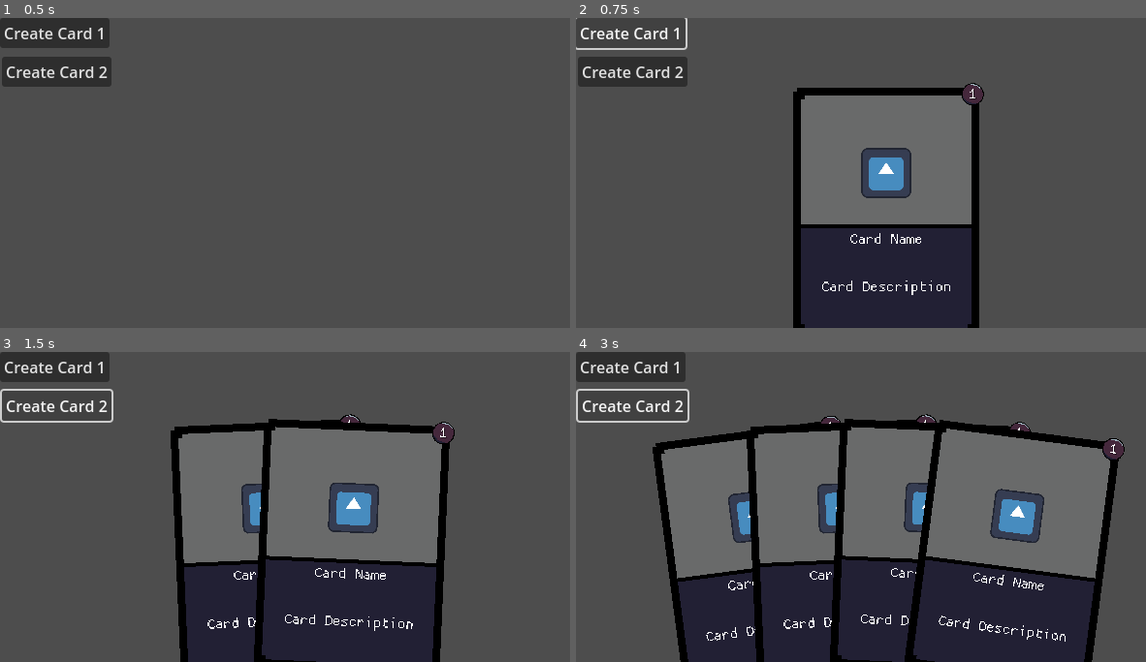
Above: before the commit, frames 1-4 (two rows, left to right).
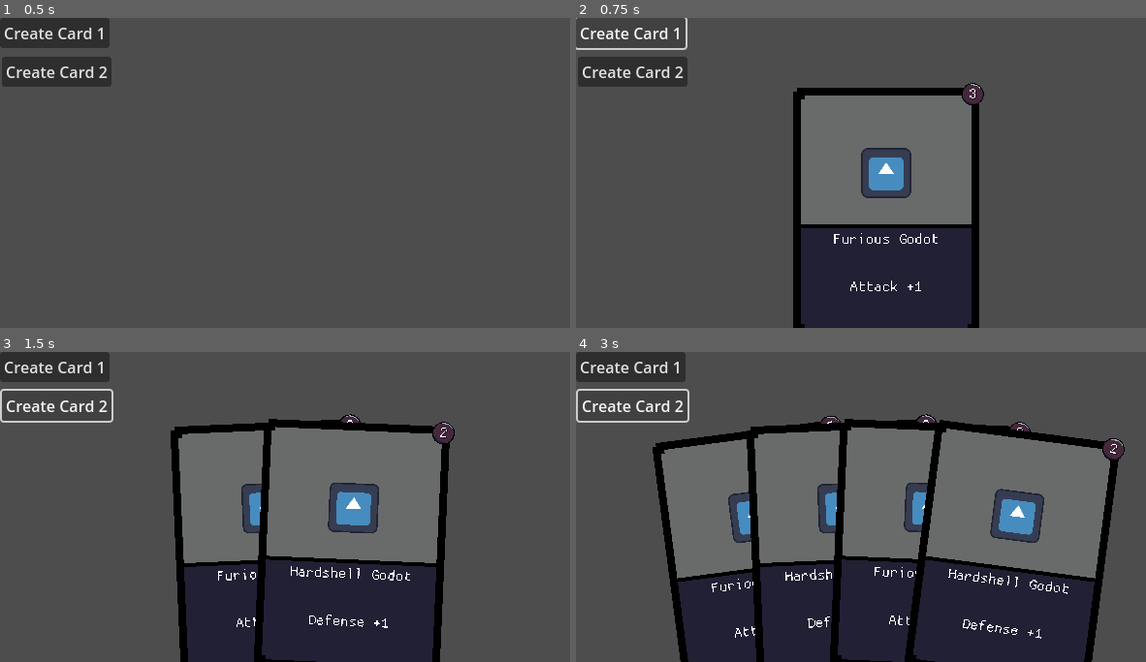
Above: after the commit, the same moments.

Repository: dantas-barreto/Projeto-Interdisciplinar-IFSP
Game: Godot game, scene res://Scenes/DeckInHand.tscn
Same seed, same stepped clock (60 frames per second), same inputs: the game is played once before the commit and once after it. The engine's default icon, where the game draws it, is replaced by a stand-in: a white triangle on a blue panel in a dark square.
Inputs:
- Up to frame 1 (0.5 s): no input
- Up to frame 2 (0.75 s): click "Create Card 1" at 0.5 s
- Up to frame 3 (1.5 s): click "Create Card 2" at 1.25 s
- Up to frame 4 (3 s): click "Create Card 1" at 2 s; click "Create Card 2" at 2.75 s

Frame 1 is identical in both runs. In frame 2, 0.4% of the frame differs, in the area x 43-71%, y 22-90%; in frame 3, 0.5%; in frame 4, 0.8%, in the area x 22-96%, y 21-94%.

Commit message:
card hotfix

Diff:
--- a/Scenes/Cards/AttackCard.tscn
+++ b/Scenes/Cards/AttackCard.tscn
@@ -7,10 +7,11 @@
 [node name="AttackCard" type="Node2D"]
 script = ExtResource("1_oh5e2")
 
-[node name="Card" parent="." instance=ExtResource("1_upxq8")]
-card_name = "Card Name"
-card_description = "Card Description"
-card_cost = 1
+[node name="Card" parent="." node_paths=PackedStringArray("card_image") instance=ExtResource("1_upxq8")]
+card_name = "Furious Godot"
+card_description = "Attack +1"
+card_cost = 3
+card_image = NodePath("../CardSprite")
 
 [node name="CardSprite" type="Sprite2D" parent="."]
 position = Vector2(0, -40)
--- a/Scenes/Cards/DefenseCard.tscn
+++ b/Scenes/Cards/DefenseCard.tscn
@@ -7,10 +7,11 @@
 [node name="DefenseCard" type="Node2D"]
 script = ExtResource("1_i3u76")
 
-[node name="Card" parent="." instance=ExtResource("1_ys3u3")]
-card_name = "Card Name"
-card_description = "Card Description"
-card_cost = 1
+[node name="Card" parent="." node_paths=PackedStringArray("card_image") instance=ExtResource("1_ys3u3")]
+card_name = "Hardshell Godot"
+card_description = "Defense +1"
+card_cost = 2
+card_image = NodePath("../CardSprite")
 
 [node name="CardSprite" type="Sprite2D" parent="."]
 position = Vector2(0, -40)
